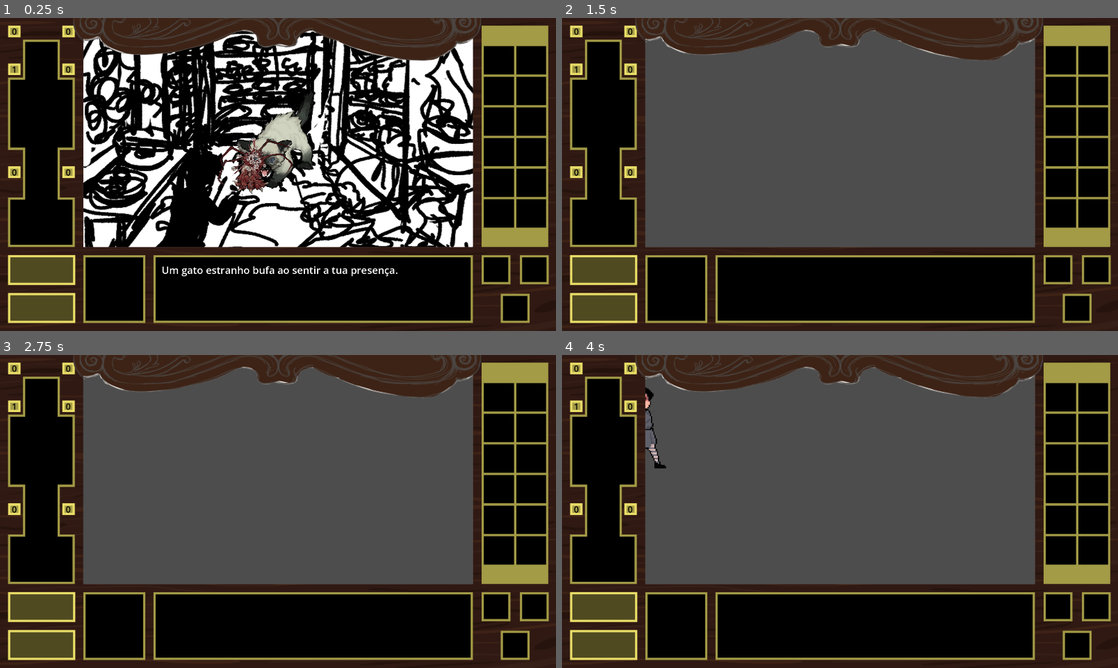
Above: before the commit, frames 1-4 (two rows, left to right).
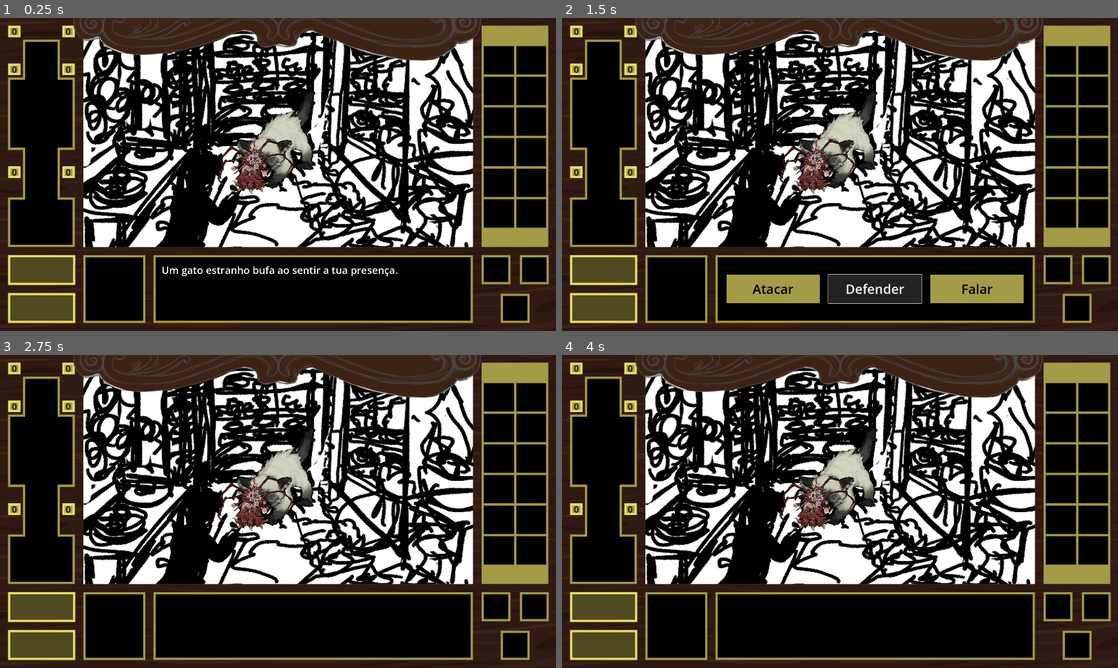
Above: after the commit, the same moments.

Repository: DavisDiad/Servida_Crua
Game: Godot game, scene res://scenes/fight/fight.tscn
The game is run twice, just before and just after one commit, with the same random seed, the same clock (stepped at 60 frames per second) and the same inputs. The project has no main scene, so this scene is started directly.
Inputs (mouse positions are in pixels of both pictures, inside the frame that each line leads up to):
- Up to frame 1 (0.25 s): no input
- Up to frame 2 (1.5 s): tap Enter at 0.5 s; move the mouse to (840, 143) at 0.52 s; click (840, 143) at 0.6 s; click "Defender" at 1.25 s
- Up to frame 3 (2.75 s): click (211, 627) at 2 s, where only the run after the commit has a clickable "Atacar"
- Up to frame 4 (4 s): tap Space at 2.75 s; move the mouse to (728, 527) at 2.77 s; click (728, 527) at 2.85 s; tap Enter at 3.5 s; move the mouse to (895, 442) at 3.52 s; click (895, 442) at 3.6 s

The runs differ from the first frame. In frame 1, less than 0.1% of the frame differs, in the area x 2-3%, y 15-18%; in frame 2, 48%, in the area x 2-86%, y 4-92%; in frame 3, 43%; in frame 4, 43%.

Commit message:
Adição da lógica de habilidades inimigas
Foi organizada a lógica de combate e de habilidades usando o resource enemydata que armaneza as informações dos inimigos como nome, numero de membros, maximo de feridas de cada membro, habilidades e minimo e maximo de dano de cada habilidade.
Para além disso cada inimigo tera a sua propria cena, com sprites separados para cada membro e cada membro ira partilhar o mesmo script.
a cena do inimigo tera um script proprio que ira controlar os ataques do inimigo, a forma que ele recebe dano e os diálogos
a cena fight vai ter o seu script proprio que controlar os turnos

Diff:
--- a/scenes/enemys/enemy_data.gd
+++ b/resources/EnemyData.gd
@@ -5,3 +5,4 @@
 @export var name: String
 @export var damage: int
 @export var body_parts: Array[BodyPart]
+@export var skills: Array[EnemySkill]
--- /dev/null
+++ b/resources/EnemySkill.gd
@@ -0,0 +1,7 @@
+extends Resource
+
+class_name EnemySkill
+
+@export var name: String
+@export var min_damage: int
+@export var max_damage: int
--- a/scenes/enemys/cat.tres
+++ /dev/null
@@ -1,40 +0,0 @@
-[gd_resource type="Resource" script_class="EnemyData" load_steps=8 format=3 uid="uid://bw1kjdf7raugs"]
-
-[ext_resource type="Script" path="res://scenes/enemys/enemy_data.gd" id="1_5d6y4"]
-[ext_resource type="Script" path="res://scenes/enemys/body_part.gd" id="1_hd4wn"]
-
-[sub_resource type="Resource" id="Resource_2p7br"]
-resource_name = "torso"
-script = ExtResource("1_hd4wn")
-name = "torso"
-max_wounds = 4
-
-[sub_resource type="Resource" id="Resource_rdp0s"]
-resource_name = "eye"
-script = ExtResource("1_hd4wn")
-name = "eye"
-max_wounds = 3
-
-[sub_resource type="Resource" id="Resource_am6nm"]
-resource_name = "left_arm"
-script = ExtResource("1_hd4wn")
-name = "left_arm"
-max_wounds = 2
-
-[sub_resource type="Resource" id="Resource_yr4ds"]
-resource_name = "right_arm"
-script = ExtResource("1_hd4wn")
-name = "right_arm"
-max_wounds = 3
-
-[sub_resource type="Resource" id="Resource_iuujc"]
-resource_name = "right_leg"
-script = ExtResource("1_hd4wn")
-name = "right_leg"
-max_wounds = 3
-
-[resource]
-script = ExtResource("1_5d6y4")
-name = "Cat"
-damage = 1
-body_parts = Array[ExtResource("1_hd4wn")]([SubResource("Resource_2p7br"), SubResource("Resource_rdp0s"), SubResource("Resource_am6nm"), SubResource("Resource_yr4ds"), SubResource("Resource_iuujc")])
--- a/scenes/enemys/cat/cat.gd
+++ /dev/null
@@ -1,59 +0,0 @@
-extends Node2D
-
-@export var right_leg_wound_texture : Texture
-@export var enemy_data: EnemyData
-var can_take_damage = false
-
-# Dictionary to store the wounds for each body part
-var wounds = {}
-
-func _ready():
-	# Inicializa as feridas de cada parte do corpo
-	for part in enemy_data.body_parts:
-		print("Part:", part.name, "Limit:", part.max_wounds)
-		wounds[part.name] = 0
-
-# Function called when a body part takes damage
-func take_damage(body_part_name: String):
-	if can_take_damage:
-		# Itera sobre as partes definidas no resource
-		for part in enemy_data.body_parts:
-			if part.name == body_part_name:
-				# Incrementa uma única ferida
-				wounds[body_part_name] += 1
-				print(body_part_name + " took damage. Total wounds: " + str(wounds[body_part_name]))
-
-				# Se o número de feridas atingir ou ultrapassar o limite, desmembra a parte
-				if wounds[body_part_name] >= part.max_wounds:
-					print(body_part_name + " was dismembered!")
-
-					# Se for o torso, esconde todas as partes do corpo
-					if body_part_name == "torso":
-						hide_all_body_parts()
-					# Se for a right_leg, troca a textura
-					elif body_part_name == "right_leg":
-						var sprite = get_node_or_null(body_part_name)
-						if sprite:
-							change_right_leg_texture(sprite)
-					# Para as outras partes, esconde apenas o sprite correspondente
-					else:
-						var sprite = get_node_or_null(body_part_name)
-						if sprite:
-							sprite.visible = false
-				break  # Sai do loop após processar a parte
-
-func change_right_leg_texture(sprite: Sprite2D):
-	if right_leg_wound_texture:
-		sprite.texture = right_leg_wound_texture
-		print("Right leg texture changed!")
-
-# Function to hide all body parts
-func hide_all_body_parts():
-	var parts = ["eye", "torso", "left_arm", "right_arm", "right_leg"]
-	for part_name in parts:
-		var sprite = get_node_or_null(part_name)
-		if sprite:
-			sprite.visible = false
-
-func _on_fight_attacking() -> void:
-	can_take_damage = true
--- /dev/null
+++ b/scenes/enemys/cat/cat.tres
@@ -0,0 +1,60 @@
+[gd_resource type="Resource" script_class="EnemyData" load_steps=12 format=3 uid="uid://bw1kjdf7raugs"]
+
+[ext_resource type="Script" path="res://resources/BodyPart.gd" id="1_vx0jp"]
+[ext_resource type="Script" path="res://resources/EnemyData.gd" id="2_cy7ws"]
+[ext_resource type="Script" path="res://resources/EnemySkill.gd" id="3_8p06u"]
+
+[sub_resource type="Resource" id="Resource_2p7br"]
+resource_name = "torso"
+script = ExtResource("1_vx0jp")
+name = "torso"
+max_wounds = 4
+
+[sub_resource type="Resource" id="Resource_rdp0s"]
+resource_name = "eye"
+script = ExtResource("1_vx0jp")
+name = "eye"
+max_wounds = 3
+
+[sub_resource type="Resource" id="Resource_am6nm"]
+resource_name = "left_arm"
+script = ExtResource("1_vx0jp")
+name = "left_arm"
+max_wounds = 2
+
+[sub_resource type="Resource" id="Resource_yr4ds"]
+resource_name = "right_arm"
+script = ExtResource("1_vx0jp")
+name = "right_arm"
+max_wounds = 3
+
+[sub_resource type="Resource" id="Resource_iuujc"]
+resource_name = "right_leg"
+script = ExtResource("1_vx0jp")
+name = "right_leg"
+max_wounds = 3
+
+[sub_resource type="Resource" id="Resource_jmqqc"]
+script = ExtResource("3_8p06u")
+name = "claw"
+min_damage = 1
+max_damage = 2
+
+[sub_resource type="Resource" id="Resource_tdjs3"]
+script = ExtResource("3_8p06u")
+name = "infected_claw"
+min_damage = 1
+max_damage = 3
+
+[sub_resource type="Resource" id="Resource_fph4k"]
+script = ExtResource("3_8p06u")
+name = "bite"
+min_damage = 1
+max_damage = 1
+
+[resource]
+script = ExtResource("2_cy7ws")
+name = "Cat"
+damage = 1
+body_parts = Array[ExtResource("1_vx0jp")]([SubResource("Resource_2p7br"), SubResource("Resource_rdp0s"), SubResource("Resource_am6nm"), SubResource("Resource_yr4ds"), SubResource("Resource_iuujc")])
+skills = Array[ExtResource("3_8p06u")]([SubResource("Resource_jmqqc"), SubResource("Resource_tdjs3"), SubResource("Resource_fph4k")])
--- a/scenes/enemys/cat/cat.tscn
+++ b/scenes/enemys/cat/cat.tscn
@@ -1,9 +1,9 @@
 [gd_scene load_steps=15 format=3 uid="uid://ctls4fuoxikdh"]
 
-[ext_resource type="Script" path="res://scenes/enemys/cat/cat.gd" id="1_qq22p"]
+[ext_resource type="Script" path="res://scenes/enemys/cat/scripts/cat.gd" id="1_qq22p"]
 [ext_resource type="Texture2D" uid="uid://cf1q2cttk47h4" path="res://scenes/enemys/cat/sprites/car_final_torso_head.png" id="3_8rdeq"]
-[ext_resource type="Resource" uid="uid://bw1kjdf7raugs" path="res://scenes/enemys/cat.tres" id="3_ii32b"]
-[ext_resource type="Script" path="res://scenes/enemys/cat/member.gd" id="3_vo7la"]
+[ext_resource type="Resource" uid="uid://bw1kjdf7raugs" path="res://scenes/enemys/cat/cat.tres" id="3_ii32b"]
+[ext_resource type="Script" path="res://scenes/enemys/cat/scripts/member.gd" id="3_vo7la"]
 [ext_resource type="Texture2D" uid="uid://jtl25fj63nwx" path="res://scenes/enemys/cat/sprites/car_final_right_arm.png" id="5_5d234"]
 [ext_resource type="Texture2D" uid="uid://cf851epusxi4l" path="res://scenes/enemys/cat/sprites/car_final_left_arm.png" id="6_1skua"]
 [ext_resource type="Texture2D" uid="uid://byjrgq81j5rco" path="res://scenes/enemys/cat/sprites/car_final_right_leg.png" id="7_lo3pc"]
--- /dev/null
+++ b/scenes/enemys/cat/scripts/cat.gd
@@ -0,0 +1,131 @@
+extends Node2D
+
+@export var right_leg_wound_texture : Texture #uma textura exportada usada para alterar a aparência da perna direita quando ela atingir o número máximo de feridas
+@export var enemy_data: EnemyData #exporta um tres do inimigo, que neste caso é o cat. esse tres esta conectado com o resource EnemyData, que contem todas as informações do inimigo
+
+var can_take_damage = false #serve para controlar quando o inimigo recebe dano
+
+var skill_requirements = { #é um dicionário que atribui as haabilidaades às partes do corpo necesárias para usá-la.
+	"claw": ["left_arm"],
+	"infected_claw": ["right_arm"],
+}
+
+
+
+var wounds = {} #um dicionário que serve para armazenar o número de feridas do inimigo. ele será definido usando enemy_data.body_parts
+
+func _ready():
+	# para cada parte do corpo definida em enemy_data.body_parts (que é um array de recursos do tipo BodyPart) ele começaa a contar o número de feridas, começando em zero, para essa parte
+	for part in enemy_data.body_parts: #"part" é uma variavel temporaria criada automaticamente pelo loop for. ela percorre cada body_part dentro do enemy_data
+		print("Part:", part.name, "Limit:", part.max_wounds)
+		wounds[part.name] = 0
+
+func _on_fight_attacking() -> void: #esta função acontece quando o sinal attacking em fight é emitido.
+	can_take_damage = true #ela permite que o inimigo possa receber dano
+
+
+func take_damage(body_part_name: String):
+	if can_take_damage: # a função só executa que can_take_damage é verdadeiro
+		for part in enemy_data.body_parts: #cria a variavel part para o loop for para passar por todas as partes do corpo do inimigo
+			if part.name == body_part_name: #se a variavel part enquato acessa name for igual ao parametro body part name
+				wounds[body_part_name] += PlayerHealth.damage #incrementa as feridas naquela parte do corpo usando o valor damage presente em PlayerHealth
+				print(body_part_name + " took damage. Total wounds: " + str(wounds[body_part_name]))
+
+				if wounds[body_part_name] >= part.max_wounds:
+					print(body_part_name + " was dismembered!")# Se o número de feridas atingir ou ultrapassar o limite, print que o membro foi desmembrado
+
+					if body_part_name == "torso": # Se as feridas no torso forem maior que o eu máximo, chama a função hide_all_body_parts
+						hide_all_body_parts()
+
+					elif body_part_name == "right_leg": #se for a perna direita obtem o sprite correspondente atraves da variavel sprite e chama a função para mudar a textura
+						var sprite = get_node_or_null(body_part_name)
+						if sprite:
+							change_right_leg_texture(sprite)
+					# Para as outras partes, esconde apenas o sprite correspondente
+					else:
+						var sprite = get_node_or_null(body_part_name)
+						if sprite:
+							sprite.visible = false
+				break  # Sai do loop após processar a parte
+		can_take_damage = false
+		perform_attack()
+
+
+func can_use_skill(skill_name: String) -> bool:
+	if not skill_requirements.has(skill_name):
+		return true
+	for part_name in skill_requirements[skill_name]:
+		for part in enemy_data.body_parts:
+			if part.name == part_name:
+				if wounds.get(part_name, 0) >= part.max_wounds:
+					return false
+	return true
+
+func perform_attack():
+	var body_parts = ["head", "torso", "left_arm", "right_arm", "left_leg", "right_leg"]
+	var part_names_pt = {
+		"head": "cabeça",
+		"torso": "tronco",
+		"left_arm": "braço esquerdo",
+		"right_arm": "braço direito",
+		"left_leg": "perna esquerda",
+		"right_leg": "perna direita"
+	}
+
+	var part_articles = {
+		"head": "a tua",
+		"torso": "o teu",
+		"left_arm": "o teu",
+		"right_arm": "o teu",
+		"left_leg": "a tua",
+		"right_leg": "a tua"
+	}
+
+	var skill_translations = {
+		"claw": "garra afiada",
+		"infected_claw": "garra infectada",
+		"bite": "mordida"
+	}
+
+	var attacked_part = body_parts[randi() % body_parts.size()]
+
+	await get_tree().create_timer(0.5).timeout
+
+	var available_skills = enemy_data.skills.filter(
+		func(skill):
+			return can_use_skill(skill.name)
+	)
+
+
+	var skill = available_skills[randi() % available_skills.size()]
+	var dano = randi_range(skill.min_damage, skill.max_damage)
+
+	PlayerHealth.add_wound(attacked_part, dano)
+
+	var ferimento_texto = "ferimento" if dano == 1 else "ferimentos"
+
+	var ataque_texto = "O gato usou [b]%s[/b] n%s [b]%s[/b]" % [
+		skill_translations.get(skill.name, skill.name),
+		part_articles[attacked_part],
+		part_names_pt[attacked_part]
+	]
+
+	var texto_ferimento = "e causou [b]%d %s[/b]." % [dano, ferimento_texto]
+
+	get_node("/root/Fight").display_text("%s %s" % [ataque_texto, texto_ferimento])
+	await get_node("/root/Fight").textbox_closed
+
+
+
+func change_right_leg_texture(sprite: Sprite2D):
+	if right_leg_wound_texture:
+		sprite.texture = right_leg_wound_texture
+		print("Right leg texture changed!")
+
+# Function to hide all body parts
+func hide_all_body_parts():
+	var parts = ["eye", "torso", "left_arm", "right_arm", "right_leg"]
+	for part_name in parts:
+		var sprite = get_node_or_null(part_name)
+		if sprite:
+			sprite.visible = false
--- a/scenes/fight/fight.gd
+++ b/scenes/fight/fight.gd
@@ -2,21 +2,26 @@
 
 signal textbox_closed #sinal que é emitido sempre que o texto é fechado
 signal attacking
+
 var can_attack = false
+
+var enemy_data: EnemyData
 
 func _ready() -> void:
 
 	$UI/ActionsPanel.hide() #a cena começa com os botoes escondidos
 	$UI/TextBox.show() #a cena começa com o texto a aparecer
-	PlayerHealth.add_wound("left_arm")
-	$UI.update_wound_display()
-
 
 	display_text("Um gato estranho bufa ao sentir a tua presença.") #chama a função que mostra texto
 
+	load_enemy("res://scenes/enemys/cat/cat.tres") #pode ser usado em qualquer lugar para chamar um inimigo diferente
 
-	await textbox_closed #o jogo está a espera que este sinal seja emitido para processar o codigo embaixo
-	$UI/ActionsPanel.show() #quando o sinal é emitido, os botoes aparecem
+
+func load_enemy(enemy_path: String) -> void: #função usada para carregar o inimigo quando load_enemy() é chamado
+	var loaded_enemy = load(enemy_path)
+	if loaded_enemy:
+		enemy_data = loaded_enemy # Cria uma instância do resource EnemyData
+
 
 func _input(event: InputEvent) -> void:
 	if Input.is_action_just_pressed("left_click"): #ao clicar com o botão esquerdo com o texto ativo,
@@ -27,6 +32,9 @@
 	$UI/ActionsPanel.hide()
 	$UI/TextBox.show()
 	$UI/TextBox/Label.text = text
+
+	await textbox_closed #o jogo está a espera que este sinal seja emitido para processar o codigo embaixo
+	$UI/ActionsPanel.show() #quando o sinal é emitido, os botoes aparecem
 
 func _on_attack_pressed() -> void:
 	can_attack = true
@@ -42,11 +50,6 @@
 		can_attack = false
 		return
 
-func set_health():
-	pass
-
-
-
 
 func _on_defend_pressed() -> void:
-	get_tree().change_scene_to_file("res://scenes/scene1.tscn")
+	pass
--- a/scenes/fight/fight.tscn
+++ b/scenes/fight/fight.tscn
@@ -91,7 +91,7 @@
 size_flags_vertical = 8
 theme_override_styles/panel = SubResource("StyleBoxFlat_3kobb")
 
-[node name="Label" type="Label" parent="UI/TextBox"]
+[node name="Label" type="RichTextLabel" parent="UI/TextBox"]
 layout_mode = 1
 anchors_preset = -1
 anchor_right = 1.0
@@ -100,9 +100,9 @@
 offset_top = 20.0
 offset_right = -20.0
 offset_bottom = -20.0
-grow_horizontal = 2
-grow_vertical = 2
-theme_override_font_sizes/font_size = 35
+theme_override_font_sizes/normal_font_size = 35
+theme_override_font_sizes/bold_font_size = 35
+bbcode_enabled = true
 text = "texto vai aqui"
 
 [node name="TextureRect2" type="TextureRect" parent="."]
--- a/scenes/player/PlayerHealth.gd
+++ b/scenes/player/PlayerHealth.gd
@@ -21,6 +21,6 @@
 	"right_leg": 5
 }
 
-func add_wound(body_part: String):
+func add_wound(body_part: String, amount: int = 1):
 	if body_part in wounds:
-		wounds[body_part] += 1
+		wounds[body_part] += amount
--- a/scenes/ui/ui.gd
+++ b/scenes/ui/ui.gd
@@ -1,7 +1,9 @@
 extends CanvasLayer
 
-func _ready() -> void:
+
+func _process(delta: float) -> void:
 	update_wound_display()
+
 
 func update_wound_display():
 	for part in PlayerHealth.wounds.keys():
--- a/scenes/ui/ui.tscn
+++ b/scenes/ui/ui.tscn
@@ -35,7 +35,7 @@
 size_flags_vertical = 8
 theme_override_styles/panel = SubResource("StyleBoxFlat_640q4")
 
-[node name="Label" type="Label" parent="TextureRect/TextBox"]
+[node name="Label" type="RichTextLabel" parent="TextureRect/TextBox"]
 layout_mode = 1
 anchors_preset = -1
 anchor_right = 1.0
@@ -44,9 +44,8 @@
 offset_top = 20.0
 offset_right = -20.0
 offset_bottom = -20.0
-grow_horizontal = 2
-grow_vertical = 2
-theme_override_font_sizes/font_size = 35
+theme_override_font_sizes/normal_font_size = 35
+bbcode_enabled = true
 text = "texto vai aqui"
 
 [node name="WoundsPanel" type="Panel" parent="."]
Renamed: scenes/enemys/body_part.gd -> resources/BodyPart.gd
Renamed: scenes/enemys/cat/member.gd -> scenes/enemys/cat/scripts/member.gd
